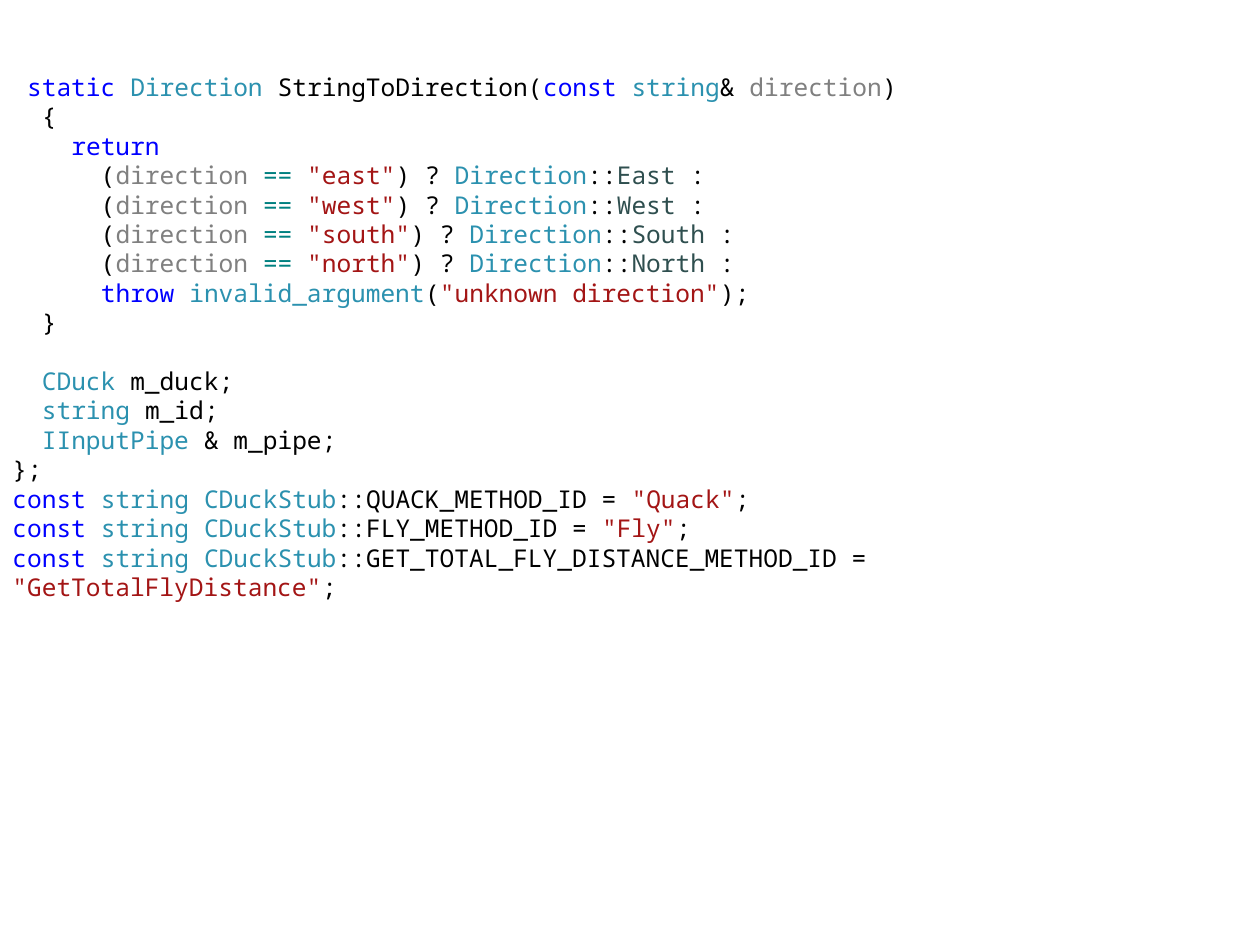
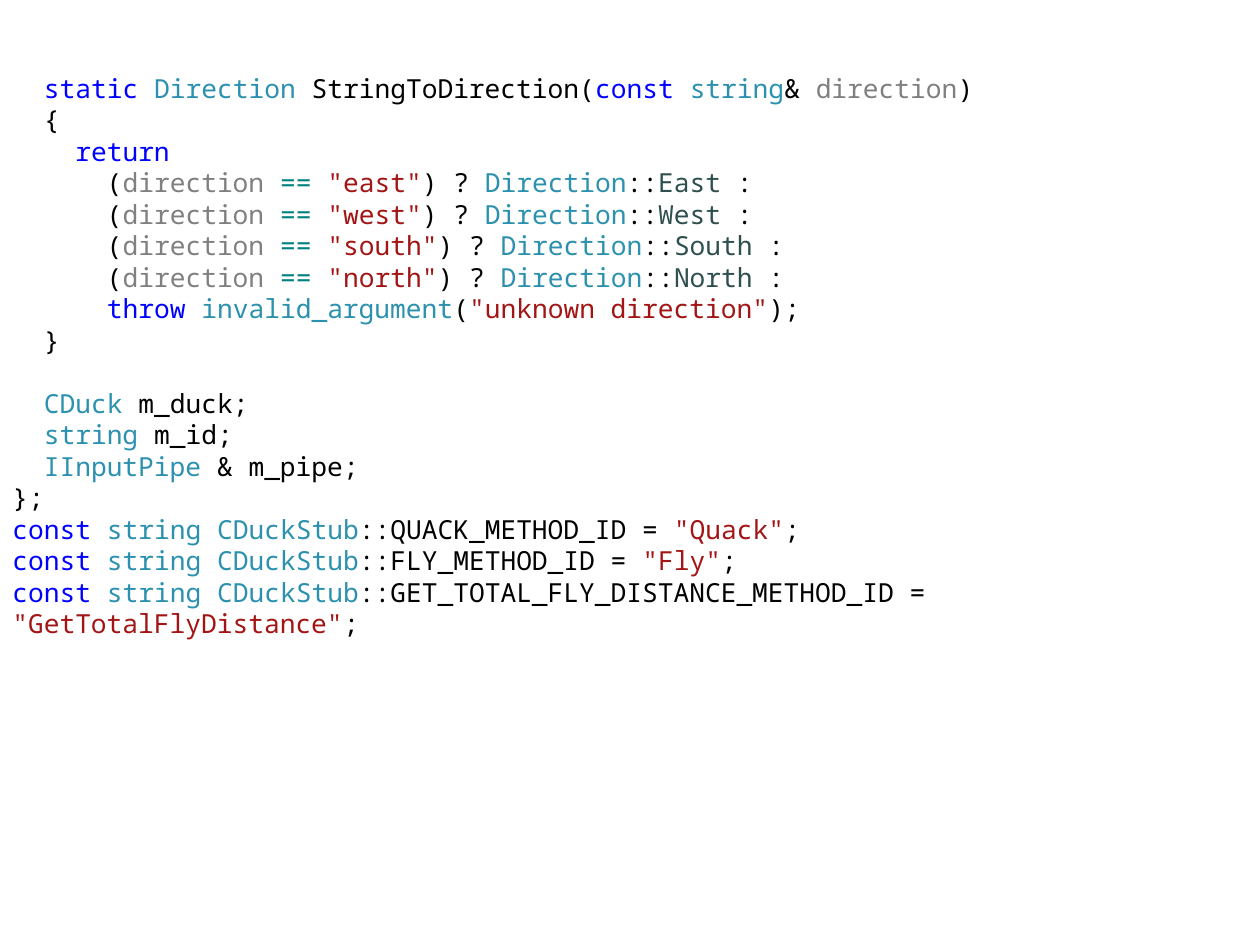
Before and after one commit to iv-sergius/ood, a slide deck: slide 22 of lectures/12.proxy/proxy.pptx. Drawn at 1260x945 pixels with LibreOffice and Linux fonts; fonts in the diff are those of the drawing. Boxes give left, top, right and bottom in pixels: in the first picture for what was removed or moved away, otherwise in the second. Text is boxed around its words. In the diff, an @@ line names an element or a change of style, - is before the commit and + after.

```diff
--- a/lectures/12.proxy/proxy.pptx
+++ b/lectures/12.proxy/proxy.pptx
@@ text "static Direction StringToDirection(const string& direction)" at (x1=12, y1=78, x2=974, y2=609): size 14 to 15 pt @@
```
Also in this commit, not shown: 14 other slides changed.
